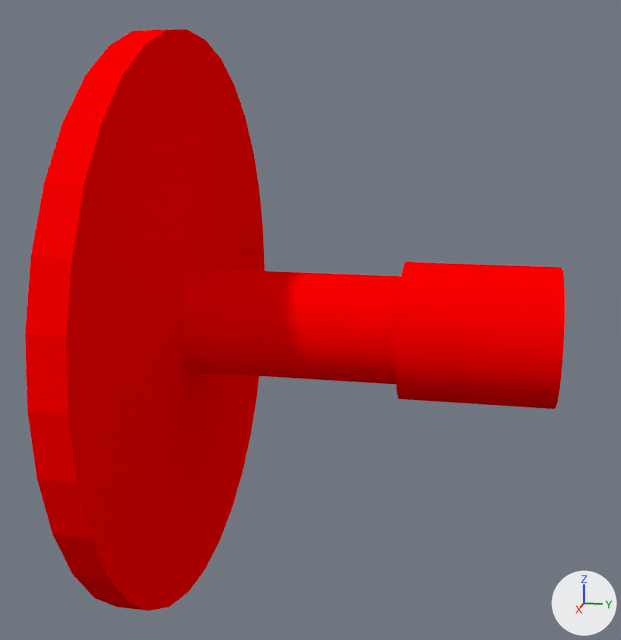
The Blender file auvsi_robosub/models/2014/PowerPeg.blend: old version first, new version second.
Camera for both pictures: a 50 mm lens placed at (0.1649, 0.0602, 0.0425), pointed at (0.0018, 0.0275, 0.0017). Arrows for +X, +Y and +Z are at lower right; the lights stay in place.
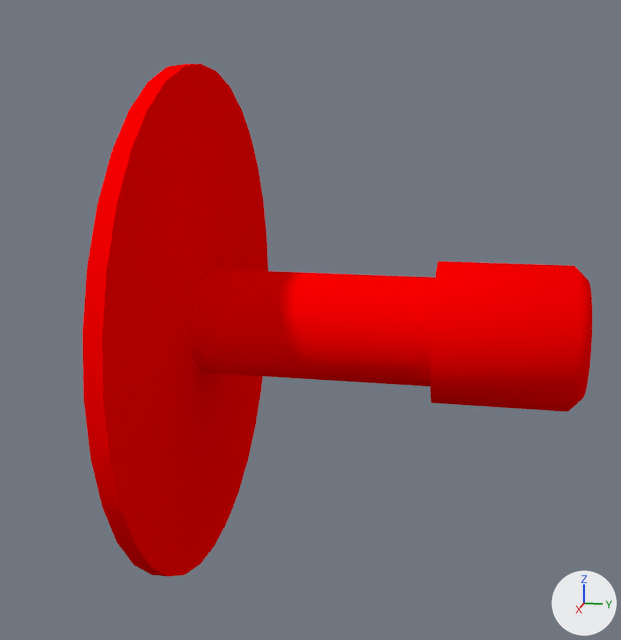
Where the newer file only moved an object's origin or applied its transform, the numbers keep the older frame.

Boxes (x1, y1, x2, y2) around the edits, measured in the pictures (621 x 640 px):
'Cylinder', mesh rescaled (22% narrower, 12% shorter)
    before: (25, 29, 265, 611)
    after: (82, 64, 268, 577)
'Cylinder.002', reshaped, moved, turned, rescaled
    before: (396, 262, 565, 409)
    after: (430, 261, 592, 412)
part 1 of me_cylinder_003, deleted (red)
    before: (396, 262, 565, 409)
part 2 of me_cylinder_003, added (red)
    after: (430, 261, 592, 412)

Edits to the bpy script that builds the scene:
```text
Change me_cylinder_003:
    used by ob_cylinder_002; location = (0.0, 0.0604, 0.0); rotation_euler = (1.571, 0.0, 0.0), in degrees (90, 0, 0); scale = (0.28, 0.28, 0.117)
    remove me_cylinder_003.from_pydata(...)  # 192 vertices, 130 faces; spans x -0.048..0.048, y -0.048..0.048, z -0.125..0.125
    add me_cylinder_003.from_pydata(...)  # 192 vertices, 130 faces; spans x -0.014..0.014, y -0.014..0.014, z -0.014..0.014
    me_cylinder_003 part 1: 192 vertices removed from x -0.048..0.048, y -0.048..0.048, z -0.125..0.125
    me_cylinder_003 part 2: 192 vertices added at x -0.014..0.014, y -0.014..0.014, z -0.014..0.014
    me_cylinder_003 part 3: the surface is now shaded smooth
Change me_cylinder_001:
    where me_cylinder_001.from_pydata(...)  # 320 vertices, 34 faces; spans x -0.188..0.188, y -0.188..0.188, z -0.01..0.01
    used by ob_cylinder; location = (0.0, 0.0, 0.0); rotation_euler = (1.571, 0.0, 0.0), in degrees (90, 0, 0); scale = (0.305, 0.305, 0.305)
    me_cylinder_001 part 4: the whole mesh is scaled about its middle by (0.889, 0.889, 0.5), then moved by (0.0, 0.0, -0.014)
Change ob_cylinder_002:
    ob_cylinder_002.rotation_euler: (1.571, 0.0, 0.0) -> (0.0, 0.0, 0.0)  # degrees (90, 0, 0) -> degrees (0, 0, 0)
    ob_cylinder_002.scale: (0.28, 0.28, 0.117) -> (1.0, 1.0, 1.0)
    ob_cylinder_002.location: (0.0, 0.0604, 0.0) -> (0.0, 0.066, 0.0)
```
